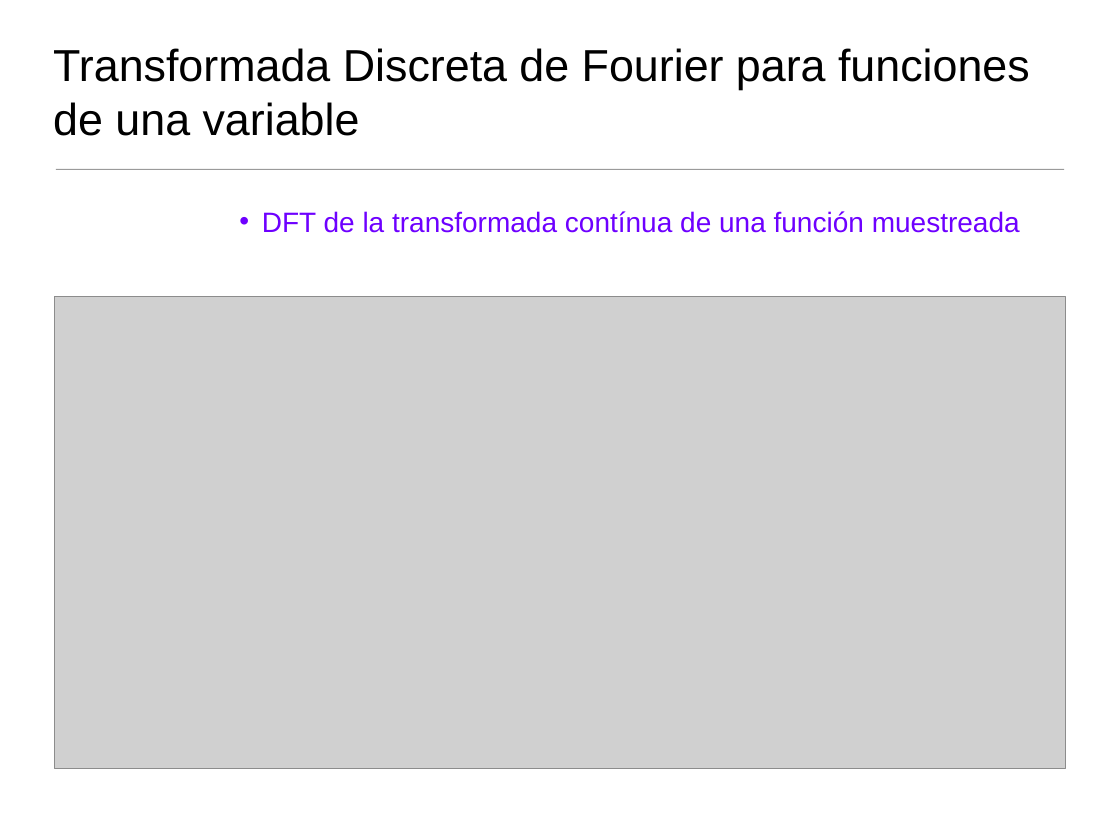
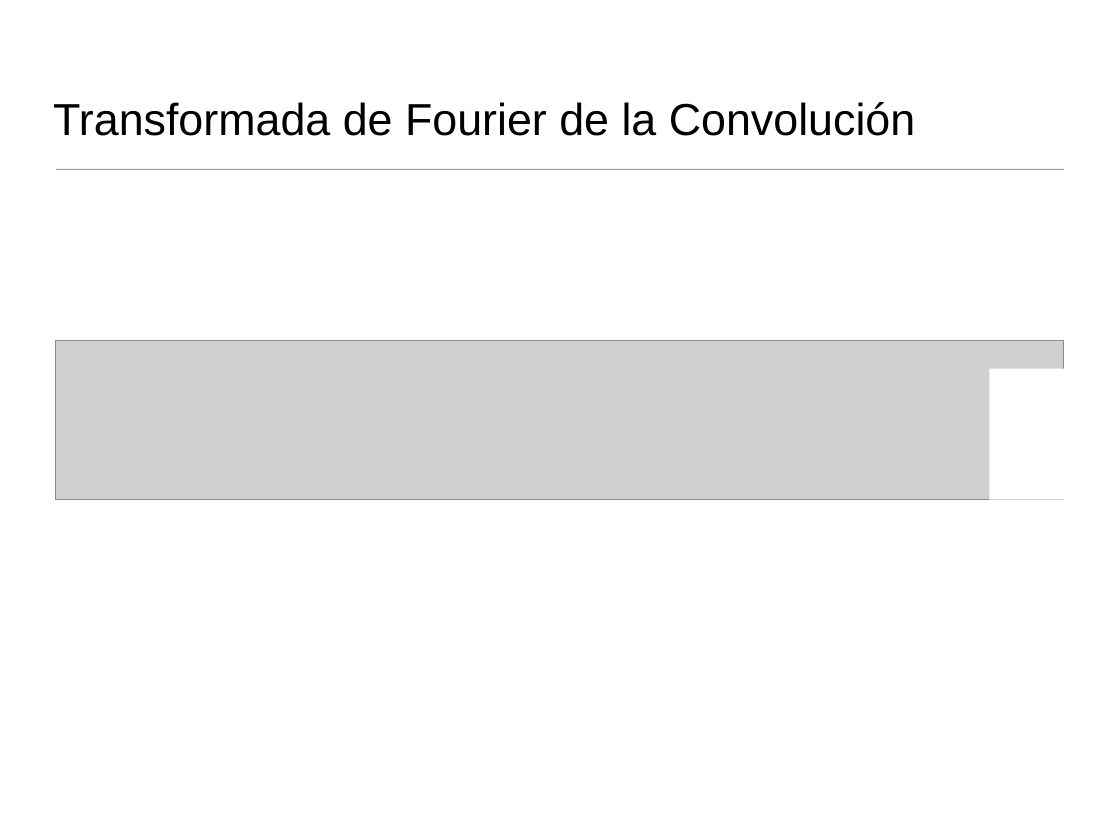
Before and after one commit to domingomery/imagenes, a slide deck: slide 19 of clases/Cap04_Sistemas_Lineales/presentations/IMG04_Fourier1D_Teoria.pptx (slide 42 before the commit). Drawn at 1120x840 pixels with LibreOffice and Linux fonts; fonts in the diff are those of the drawing; grey boxes stand for pictures. Boxes give left, top, right and bottom in pixels: in the first picture for what was removed or moved away, otherwise in the second. Text is boxed around its words. In the diff, an @@ line names an element or a change of style, - is before the commit and + after.

```diff
--- a/clases/Cap04_Sistemas_Lineales/presentations/IMG04_Fourier1D_Teoria.pptx
+++ b/clases/Cap04_Sistemas_Lineales/presentations/IMG04_Fourier1D_Teoria.pptx
@@ title at bbox=[53, 102, 916, 136]: text changed @@
-Transformada Discreta de Fourier para funciones de una variable
+Transformada de Fourier de la Convolución
@@ text removed at bbox=[262, 211, 1020, 233] @@
-• DFT de la transformada contínua de una función muestreada
@@ picture removed at bbox=[54, 296, 1066, 768] @@
@@ picture added at bbox=[56, 341, 1065, 500] @@
@@ rectangle added at bbox=[990, 369, 1083, 500], fill #FFFFFF @@
```
Also in this commit, not shown: 23 other slides changed, 9 slides added, 20 slides removed, 14 other files.
